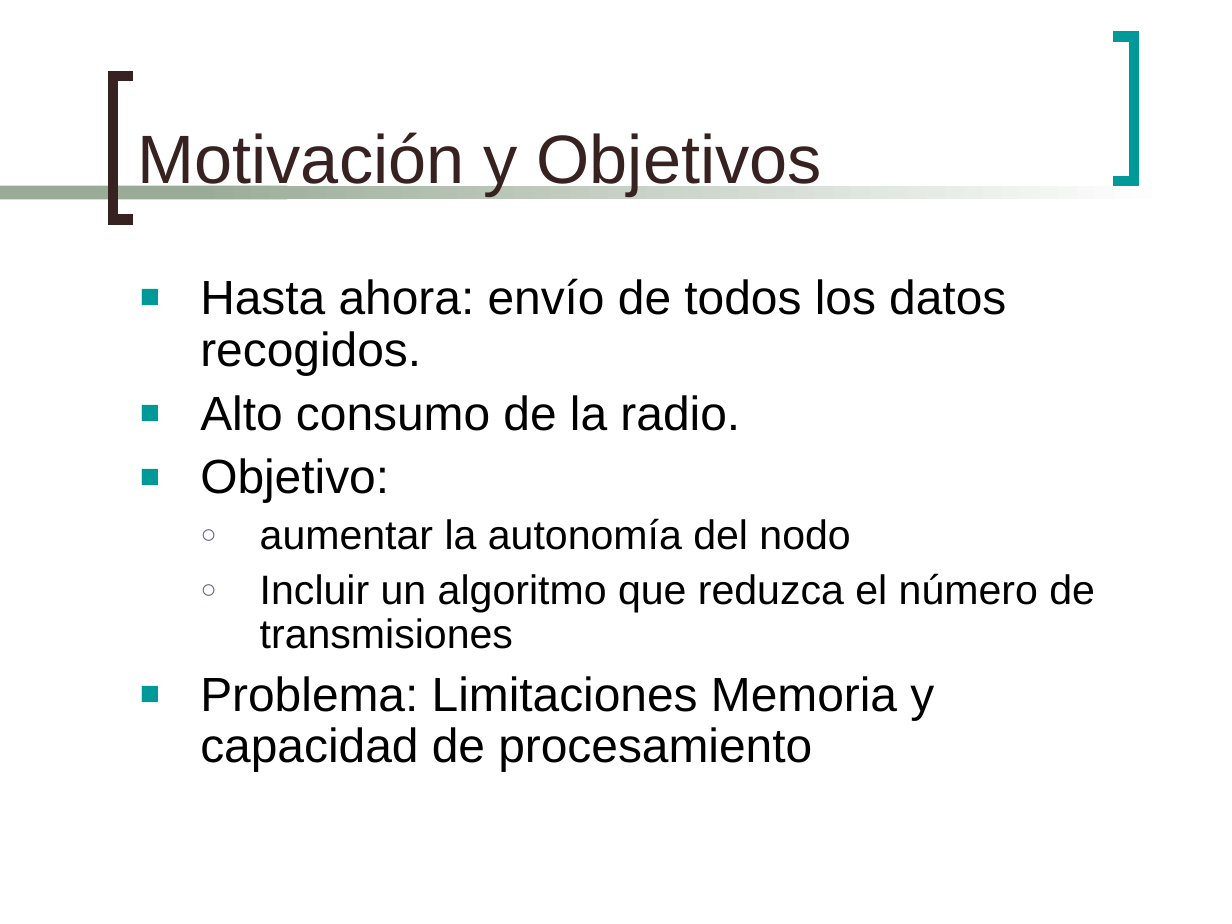
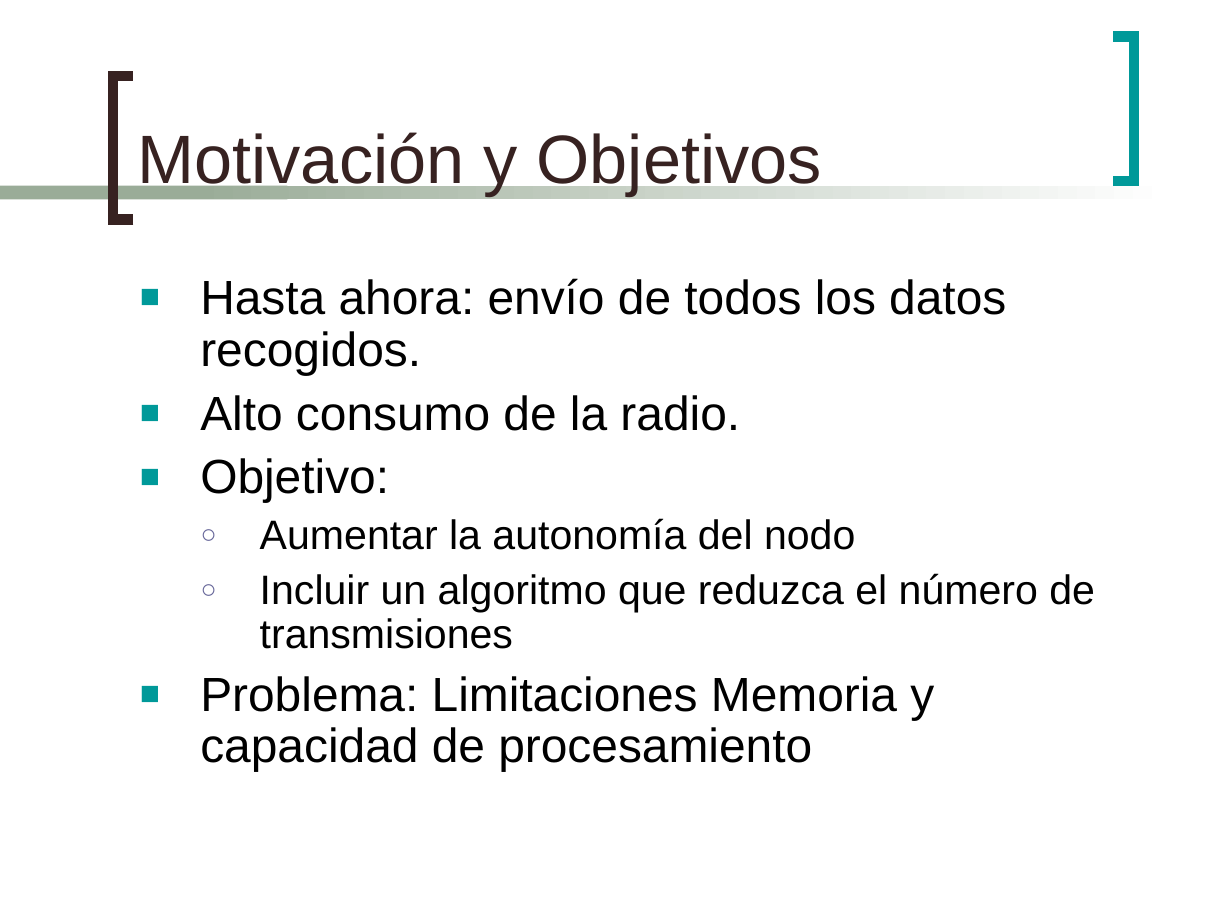
Before and after one commit to mmja/redsensores, a slide deck: slide 6 of Memoria/EstudioMemoria.ppt. Drawn at 1232x924 pixels with LibreOffice and Linux fonts; fonts in the diff are those of the drawing. Boxes give left, top, right and bottom in pixels: in the first picture for what was removed or moved away, otherwise in the second. Text is boxed around its words. In the diff, an @@ line names an element or a change of style, - is before the commit and + after.

```diff
--- a/Memoria/EstudioMemoria.ppt
+++ b/Memoria/EstudioMemoria.ppt
@@ text at [260,518,855,550]: text changed @@
-  ○ aumentar la autonomía del nodo
+  ○ Aumentar la autonomía del nodo
```
Also in this commit, not shown: 7 other slides changed, 5 slides added, 6 slides removed, 1 other file.
